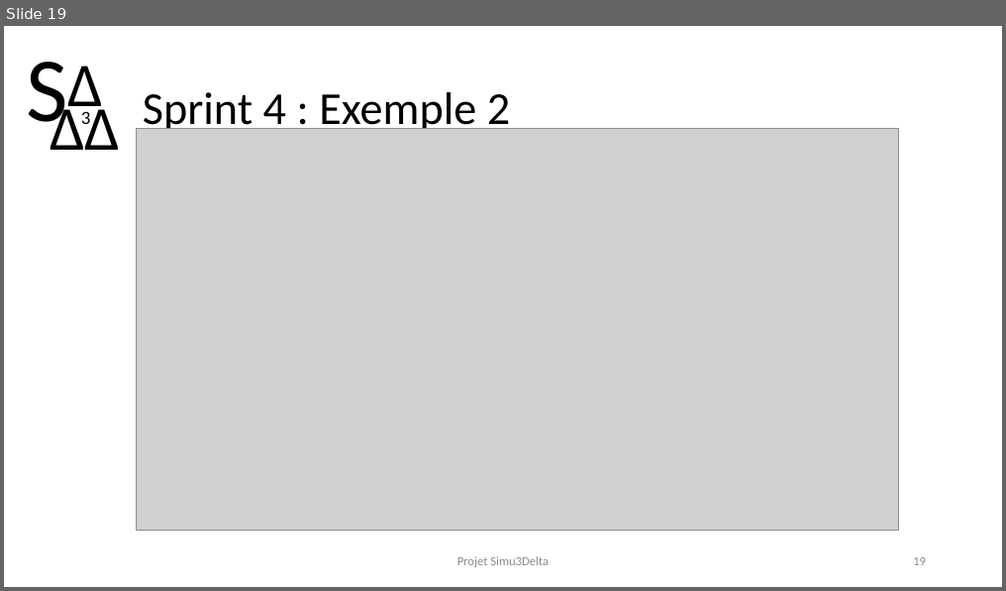
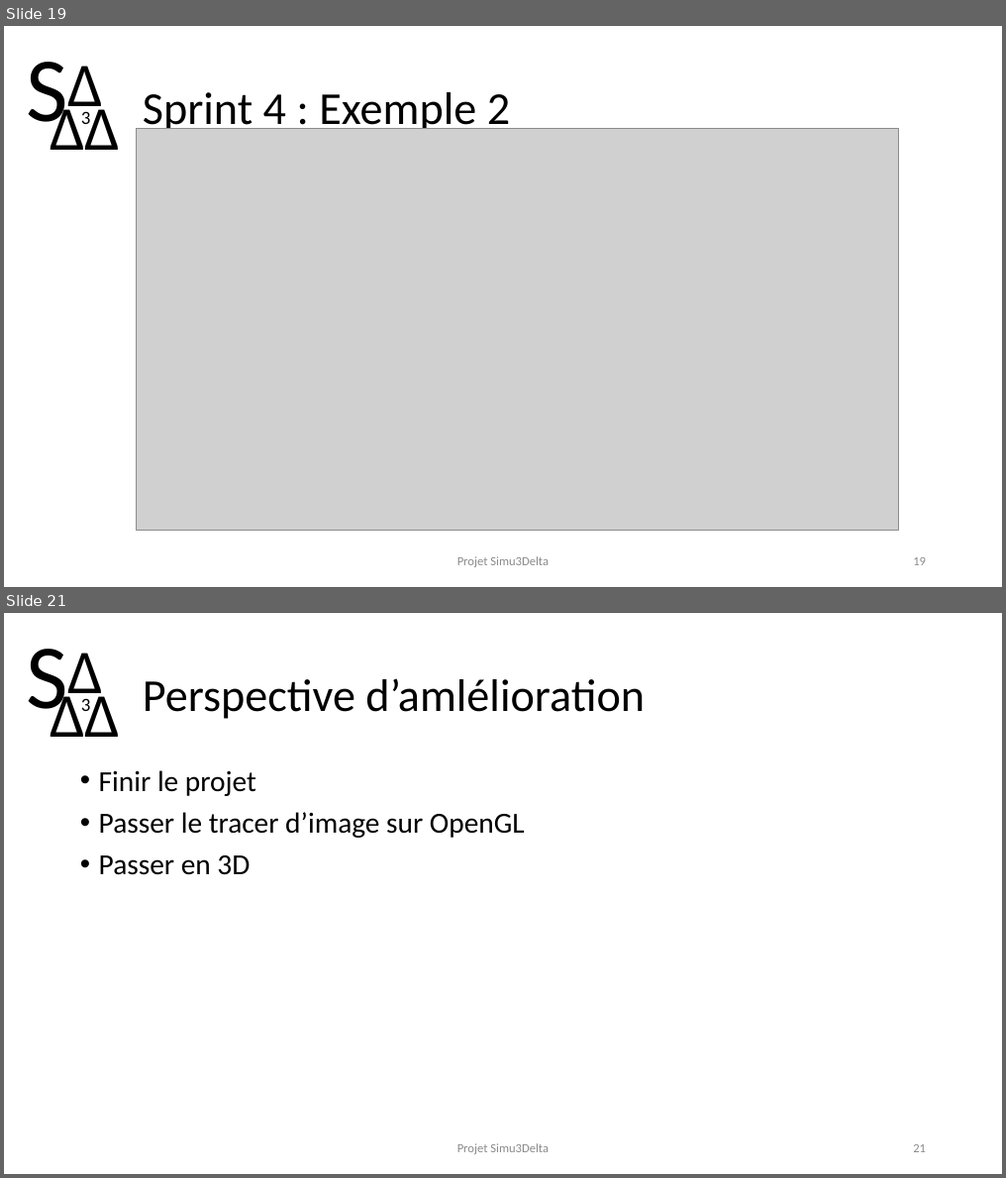
Before and after one commit to EmileXVIII/simu3Delta, a slide deck: DiapoSimu3Delda.pptx. Shown one above the other, each under a label of ours: slide 19 before the commit, slides 19 and 21 after it; the slides between them are not shown. The pictures are 1006x591 and 1006x1178 pixels, drawn with LibreOffice and Linux fonts; fonts in the diff are those of the drawing; grey boxes stand for pictures. Boxes give left, top, right and bottom in pixels: in the first picture for what was removed or moved away, otherwise in the second. Text is boxed around its words. In the diff, an @@ line names an element or a change of style, - is before the commit and + after.

```diff
--- a/DiapoSimu3Delda.pptx
+++ b/DiapoSimu3Delda.pptx
@@ slide 21 added at (4,613,1002,1174), background #FFFFFF; not listed: 5 template elements that a slide beside it also shows @@
@@ title added at (143,678,645,719), 44 pt, text #000000 @@
+Perspective d’amlélioration
@@ text added at (99,770,525,875), 28 pt, text #000000 @@
+• Finir le projet
+• Passer le tracer d’image sur OpenGL
+• Passer en 3D
@@ text added at (457,1144,548,1155), 12 pt, text #8C8C8C @@
+Projet Simu3Delta
@@ page number added at (913,1145,926,1153), 12 pt, text #8C8C8C @@
+21
```
Also in this commit, not shown: 5 slides changed, 23 other files.
